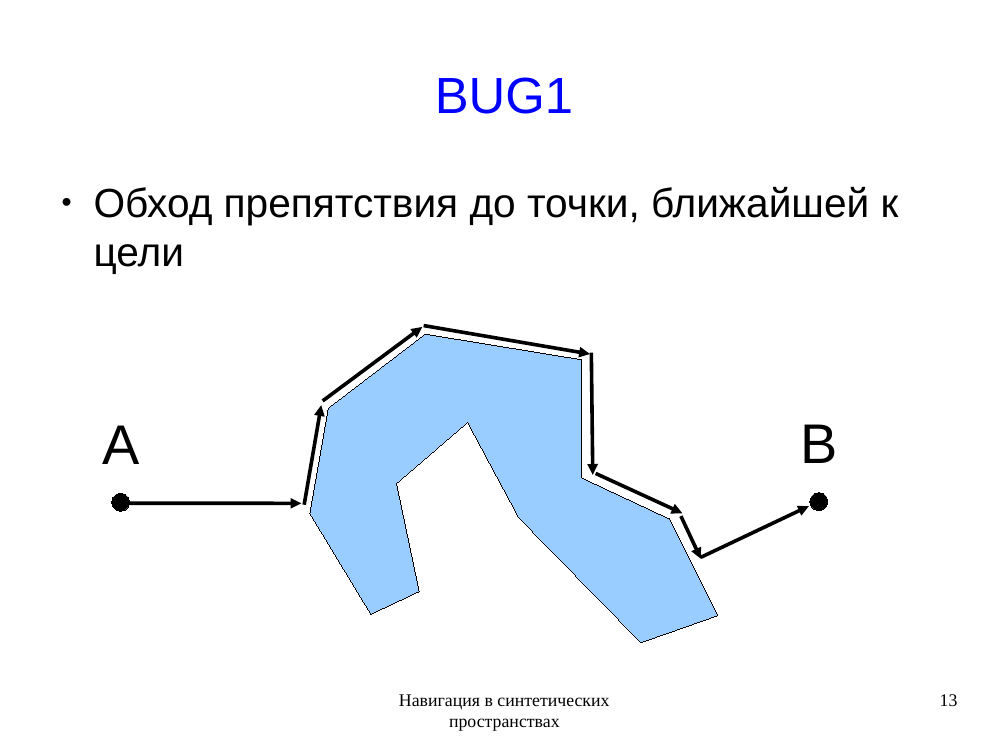
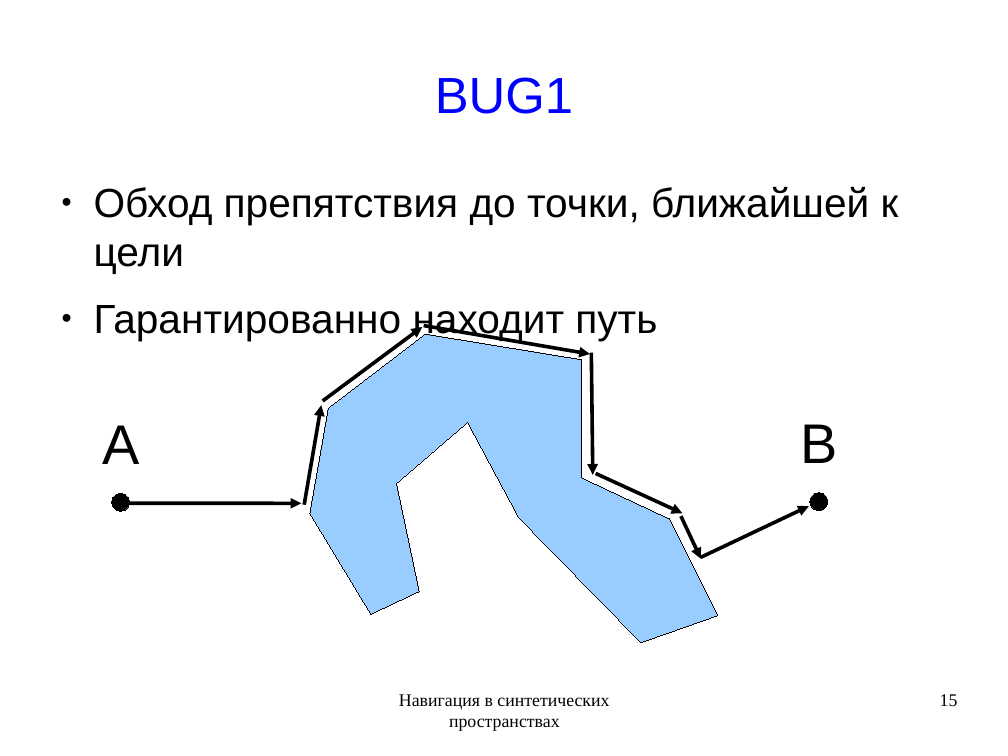
Before and after one commit to rutsky/semester09, a slide deck: slide 15 of Artificial_intelligence/Navigation_in_synthetic_space/50572_Rutsky_Navigation_in_synthetic_space.odp (slide 13 before the commit). Drawn at 1008x756 pixels with LibreOffice and Linux fonts; fonts in the diff are those of the drawing. Boxes give left, top, right and bottom in pixels: in the first picture for what was removed or moved away, otherwise in the second. Text is boxed around its words. In the diff, an @@ line names an element or a change of style, - is before the commit and + after.

```diff
--- a/Artificial_intelligence/Navigation_in_synthetic_space/50572_Rutsky_Navigation_in_synthetic_space.odp
+++ b/Artificial_intelligence/Navigation_in_synthetic_space/50572_Rutsky_Navigation_in_synthetic_space.odp
@@ text at bbox=[94, 305, 657, 340]: paragraph added @@
+● Гарантированно находит путь
@@ page number at bbox=[940, 694, 958, 706]: text changed @@
-13
+15
```
Also in this commit, not shown: 19 other slides changed, 4 slides added.
